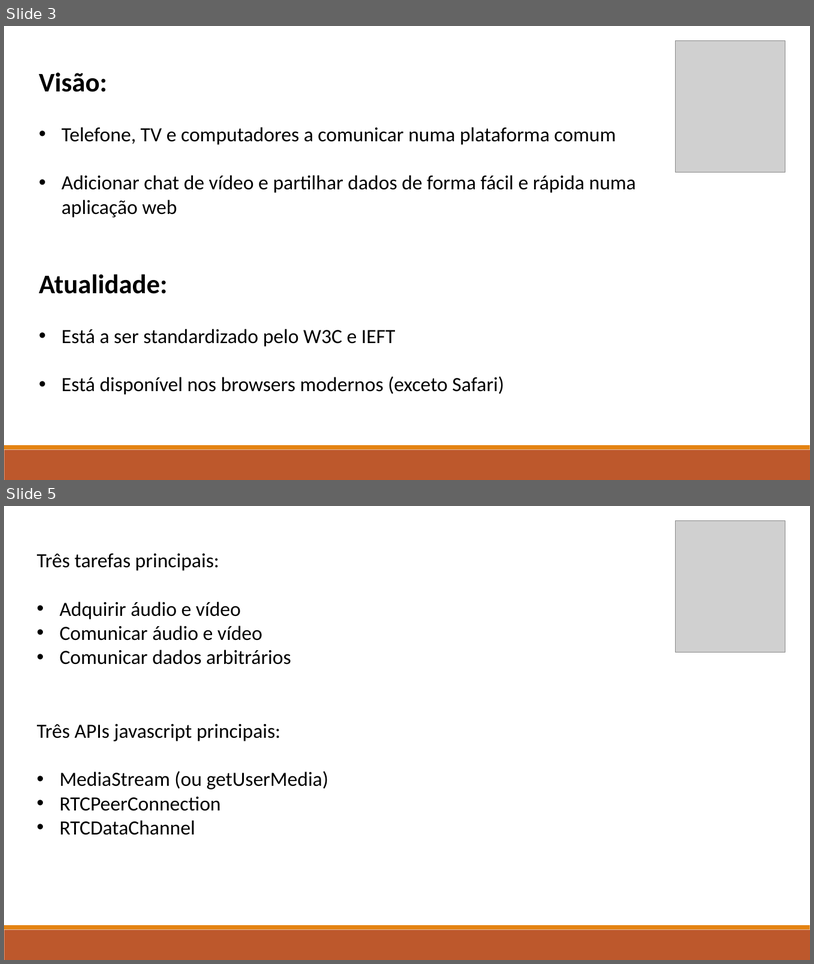
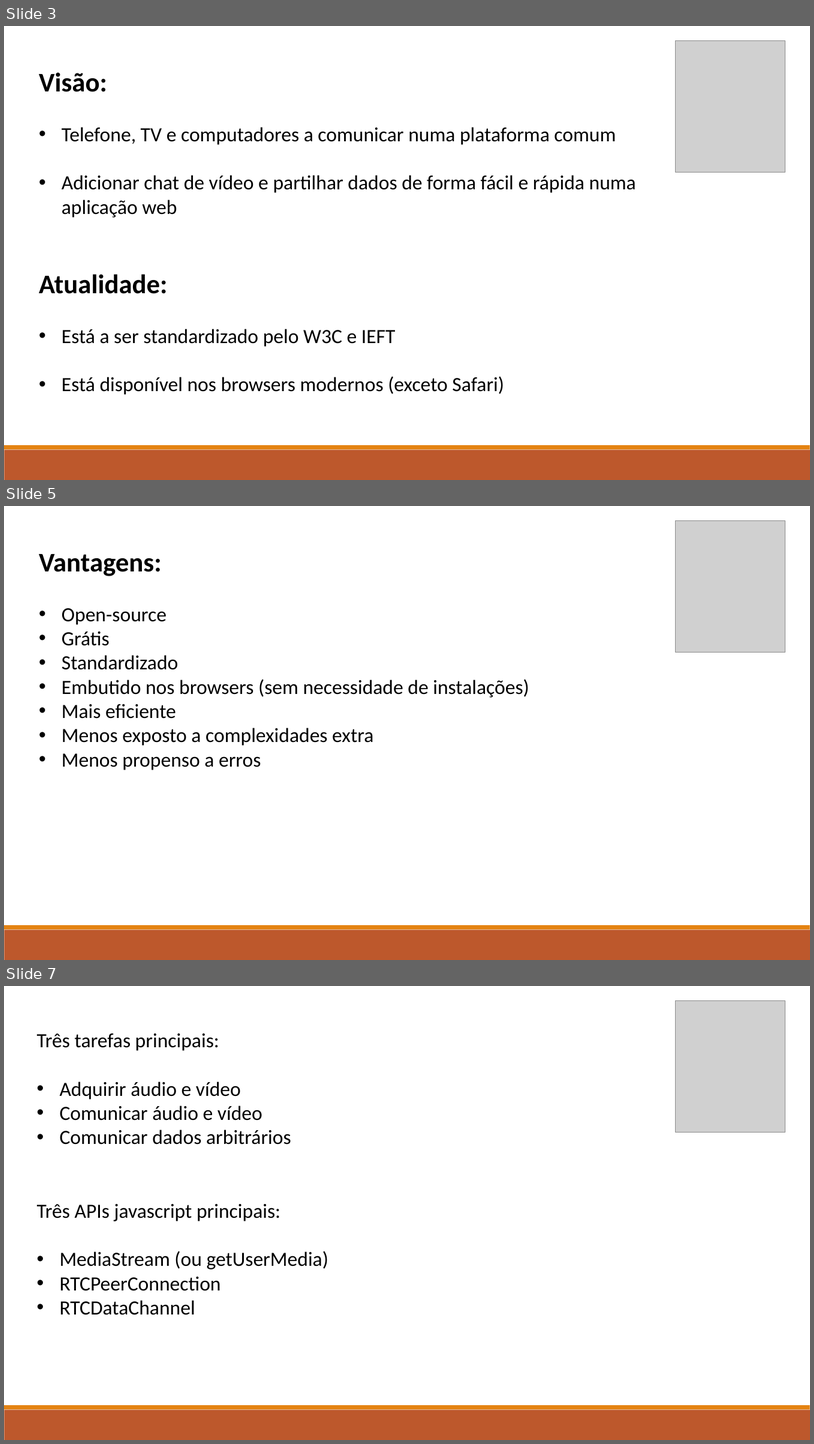
Before and after one commit to marcorlsrodrigues/pwc, a slide deck: WebRTC File Transfer - Marco Rodrigues.pptx. Shown one above the other, each under a label of ours: slides 3 and 5 before the commit, slides 3, 5 and 7 after it; the slides between them are not shown. The pictures are 814x964 and 814x1444 pixels, drawn with LibreOffice and Linux fonts; fonts in the diff are those of the drawing; grey boxes stand for pictures. Boxes give left, top, right and bottom in pixels: in the first picture for what was removed or moved away, otherwise in the second. Text is boxed around its words. In the diff, an @@ line names an element or a change of style, - is before the commit and + after.

```diff
--- a/WebRTC File Transfer - Marco Rodrigues.pptx
+++ b/WebRTC File Transfer - Marco Rodrigues.pptx
@@ slide 5 added at (4,506,810,960), background #FFFFFF; not listed: 2 template elements that a slide beside it also shows @@
@@ picture added at (676,521,786,652) @@
@@ text added at (39,554,529,770), 24 pt, text #000000 @@
+Vantagens:
+• Open-source
+• Grátis
+• Standardizado
+• Embutido nos browsers (sem necessidade de instalações)
+• Mais eficiente
+• Menos exposto a complexidades extra
+• Menos propenso a erros
@@ what was slide 5 is now slide 7 @@
```
Also in this commit, not shown: 4 slides changed, 1 other slide added, 2 other files.
